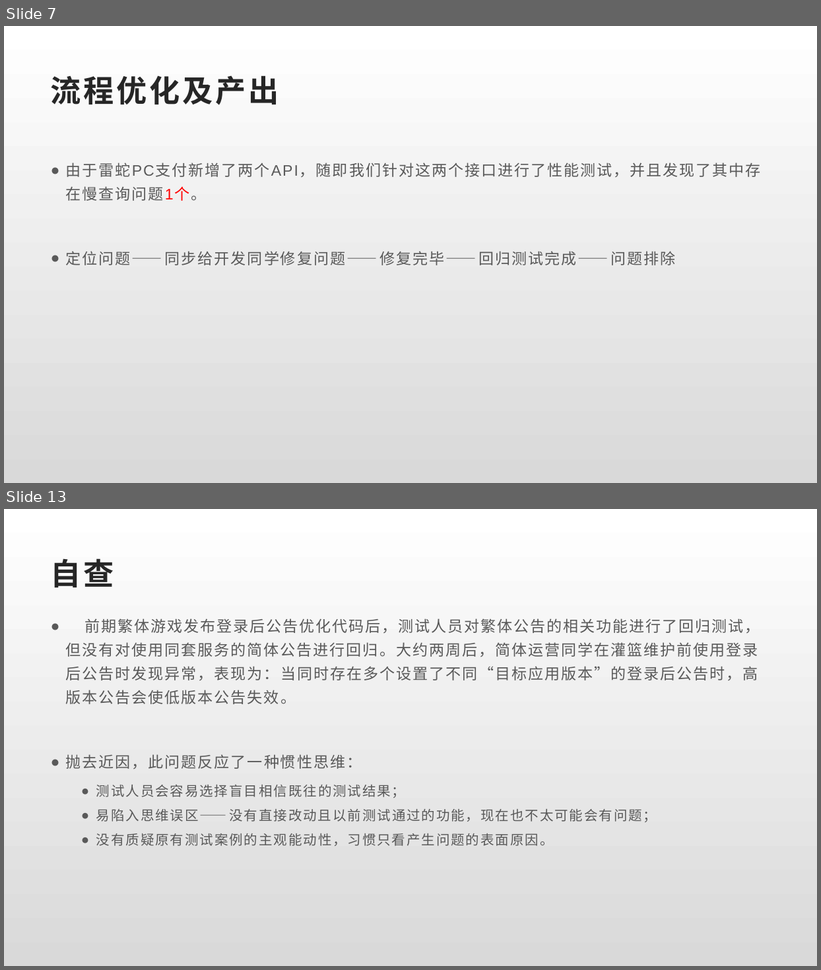
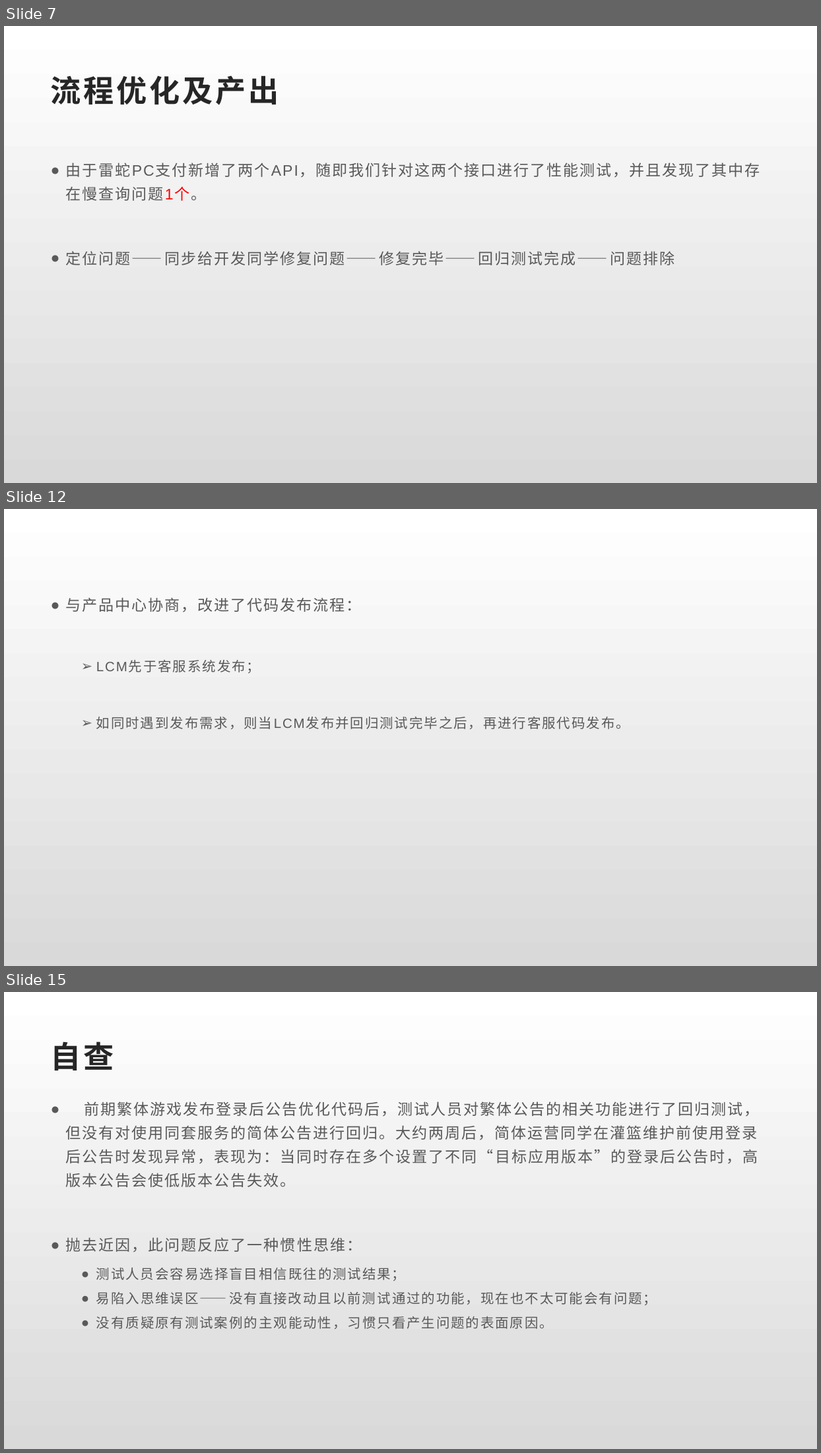
Before and after one commit to Rexixe1993/JavaScriptLesson, a slide deck: 全球版灌篮OBT复盘总结.pptx. Shown one above the other, each under a label of ours: slides 7 and 13 before the commit, slides 7, 12 and 15 after it; the slides between them are not shown. The pictures are 821x970 and 821x1453 pixels, drawn with LibreOffice and Linux fonts; fonts in the diff are those of the drawing. Boxes give left, top, right and bottom in pixels: in the first picture for what was removed or moved away, otherwise in the second. Text is boxed around its words. In the diff, an @@ line names an element or a change of style, - is before the commit and + after.

```diff
--- a/全球版灌篮OBT复盘总结.pptx
+++ b/全球版灌篮OBT复盘总结.pptx
@@ slide 12 added at box(4, 509, 817, 966), background gradient #FFFFFF to #D9D9D9 @@
@@ text added at box(66, 597, 630, 729), 16 pt, text #595959 @@
+● 与产品中心协商，改进了代码发布流程：
+  ➢ LCM先于客服系统发布；
+  ➢ 如同时遇到发布需求，则当LCM发布并回归测试完毕之后，再进行客服代码发布。
@@ what was slide 13 is now slide 15 @@
```
Also in this commit, not shown: 3 slides changed, 3 other slides added, 2 slides removed.
